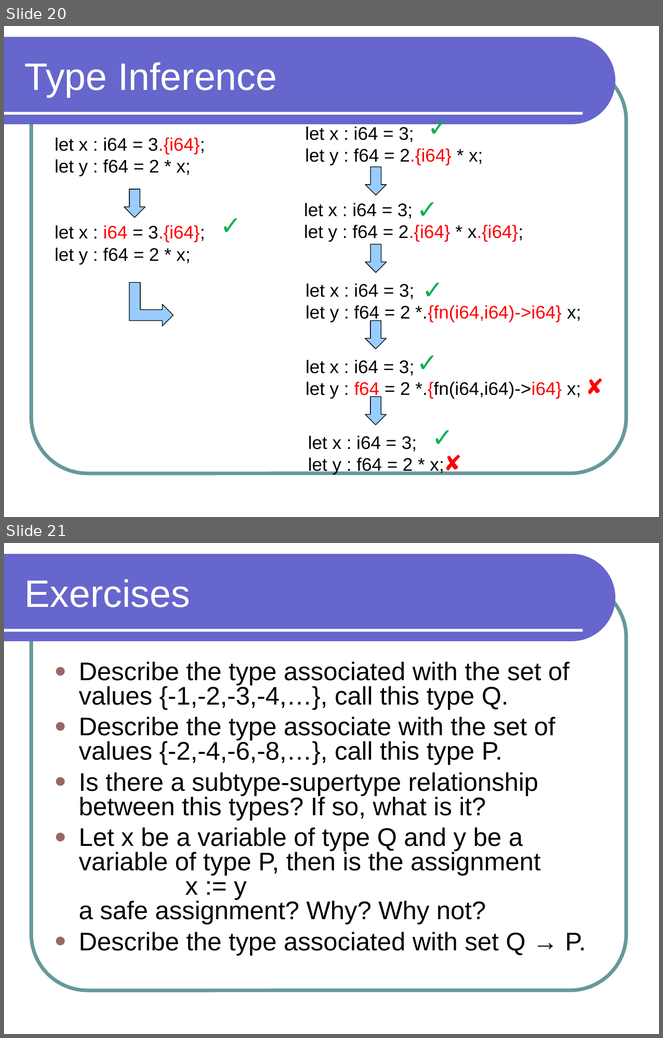
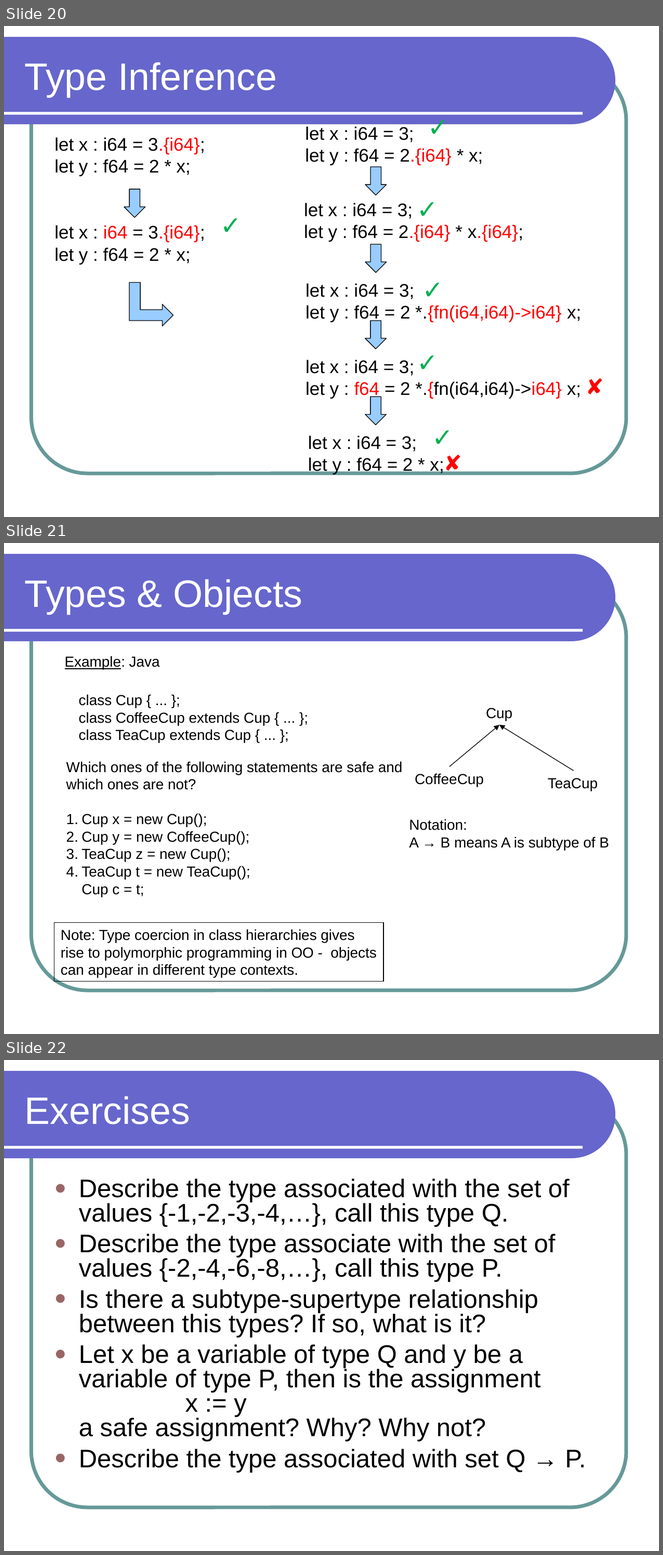
Before and after one commit to lutzhamel/CSC301, a slide deck: notes/csc301-ln003.ppt. Shown one above the other, each under a label of ours: slides 20 and 21 before the commit, slides 20, 21 and 22 after it. The pictures are 663x1038 and 663x1555 pixels, drawn with LibreOffice and Linux fonts; fonts in the diff are those of the drawing. Boxes give left, top, right and bottom in pixels: in the first picture for what was removed or moved away, otherwise in the second. Text is boxed around its words. In the diff, an @@ line names an element or a change of style, - is before the commit and + after.

```diff
--- a/notes/csc301-ln003.ppt
+++ b/notes/csc301-ln003.ppt
@@ slide 21 added at box(4, 543, 659, 1034), background #FFFFFF; not listed: 3 template elements that a slide beside it also shows @@
@@ title added at box(24, 579, 302, 614), 42 pt, text #FFFFFF @@
+Types & Objects
@@ text added at box(65, 656, 160, 670), 16 pt, text #000000, underline @@
+Example: Java
@@ text added at box(79, 694, 270, 743), 16 pt, text #000000 @@
+class Cup { ... };
+class CoffeeCup extends Cup { ... };
+class TeaCup extends Cup { ... };
@@ text added at box(486, 708, 513, 721), 16 pt, text #000000 @@
+Cup
@@ arrow added from (450, 767) to (500, 725), #000000 0.74 pt @@
@@ arrow added from (574, 771) to (500, 725), #000000 0.74 pt @@
@@ text added at box(66, 761, 403, 897), 16 pt, text #000000 @@
+Which ones of the following statements are safe and
+which ones are not?
+1. Cup x = new Cup();
+2. Cup y = new CoffeeCup();
+3. TeaCup z = new Cup();
+4. TeaCup t = new TeaCup();
+   Cup c = t;
@@ text added at box(415, 773, 484, 787), 16 pt, text #000000 @@
+CoffeeCup
@@ text added at box(548, 778, 598, 791), 16 pt, text #000000 @@
+TeaCup
@@ text added at box(409, 819, 609, 850), 16 pt, text #000000 @@
+Notation:
+A → B means A is subtype of B
@@ rectangle added at box(54, 923, 384, 982), outline #000000 0.74 pt, 16 pt, text #000000 @@
+Note: Type coercion in class hierarchies gives
+rise to polymorphic programming in OO - objects
+can appear in different type contexts.
@@ what was slide 21 is now slide 22 @@
```
Also in this commit, not shown: 5 slides changed, 4 other files.
